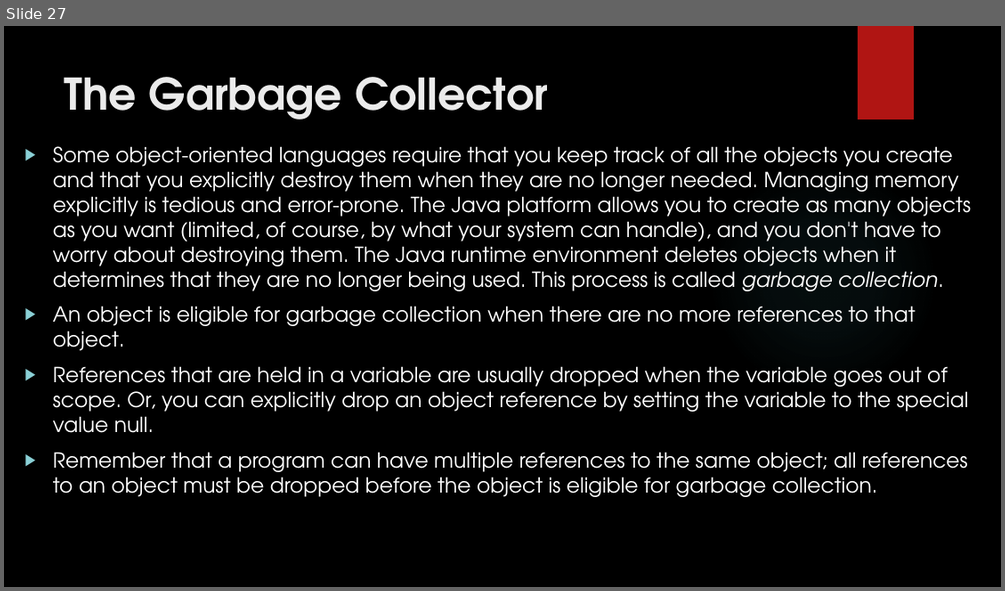
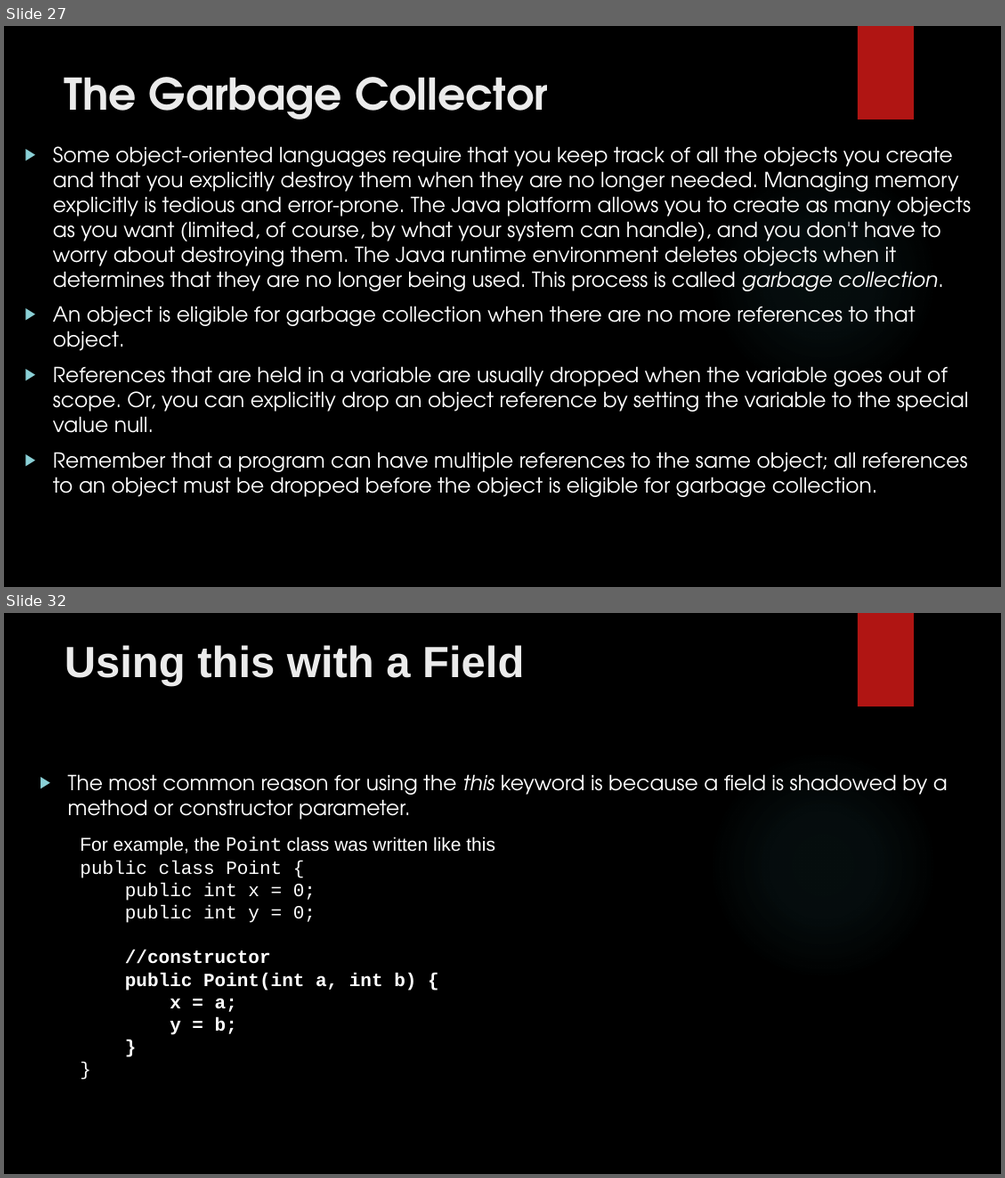
Before and after one commit to sekhar12333/Java_ppts, a slide deck: 04_10_2018/Classes.pptx. Shown one above the other, each under a label of ours: slide 27 before the commit, slides 27 and 32 after it; the slides between them are not shown. The pictures are 1005x591 and 1005x1178 pixels, drawn with LibreOffice and Linux fonts; fonts in the diff are those of the drawing; background and template pictures are left out. Boxes give left, top, right and bottom in pixels: in the first picture for what was removed or moved away, otherwise in the second. Text is boxed around its words. In the diff, an @@ line names an element or a change of style, - is before the commit and + after.

```diff
--- a/04_10_2018/Classes.pptx
+++ b/04_10_2018/Classes.pptx
@@ slide 32 added at [4, 613, 1001, 1174], background picture (left out); not listed: 2 template elements that a slide beside it also shows @@
@@ title added at [65, 645, 524, 686], 42 pt, text #EBEBEB, bold @@
+Using this with a Field
@@ text added at [68, 774, 947, 819], 20 pt, text #FFFFFF @@
+▶ The most common reason for using the this keyword is because a field is shadowed by a method or constructor parameter.
@@ text added at [80, 836, 495, 1035], 18 pt, text #FFFFFF @@
+For example, the Point class was written like this
+public class Point {
+public int x = 0;
+public int y = 0;
+//constructor
+public Point(int a, int b) {
+x = a;
+y = b;
+}
+}
```
Also in this commit, not shown: 26 other slides added.
